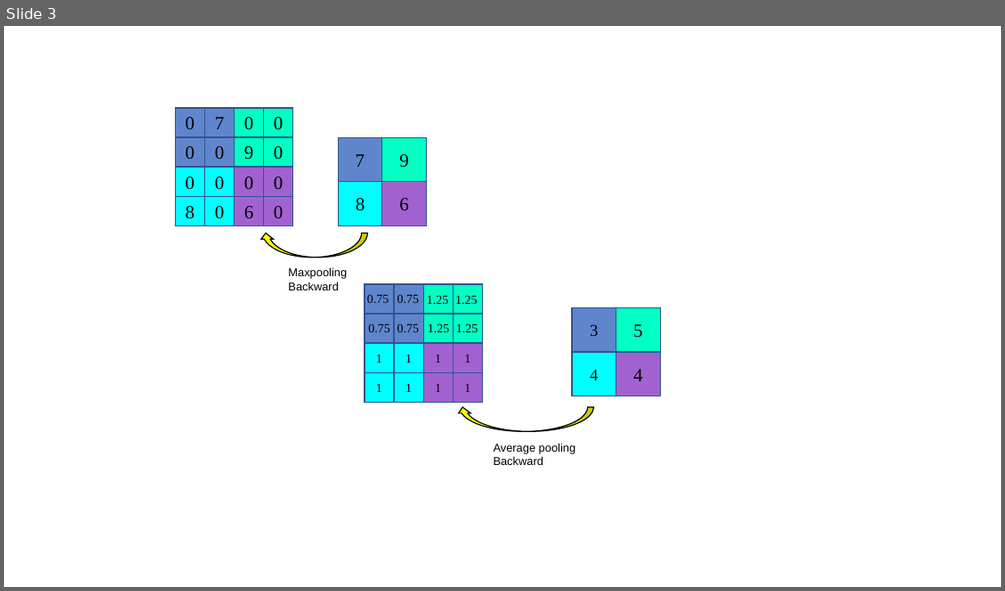
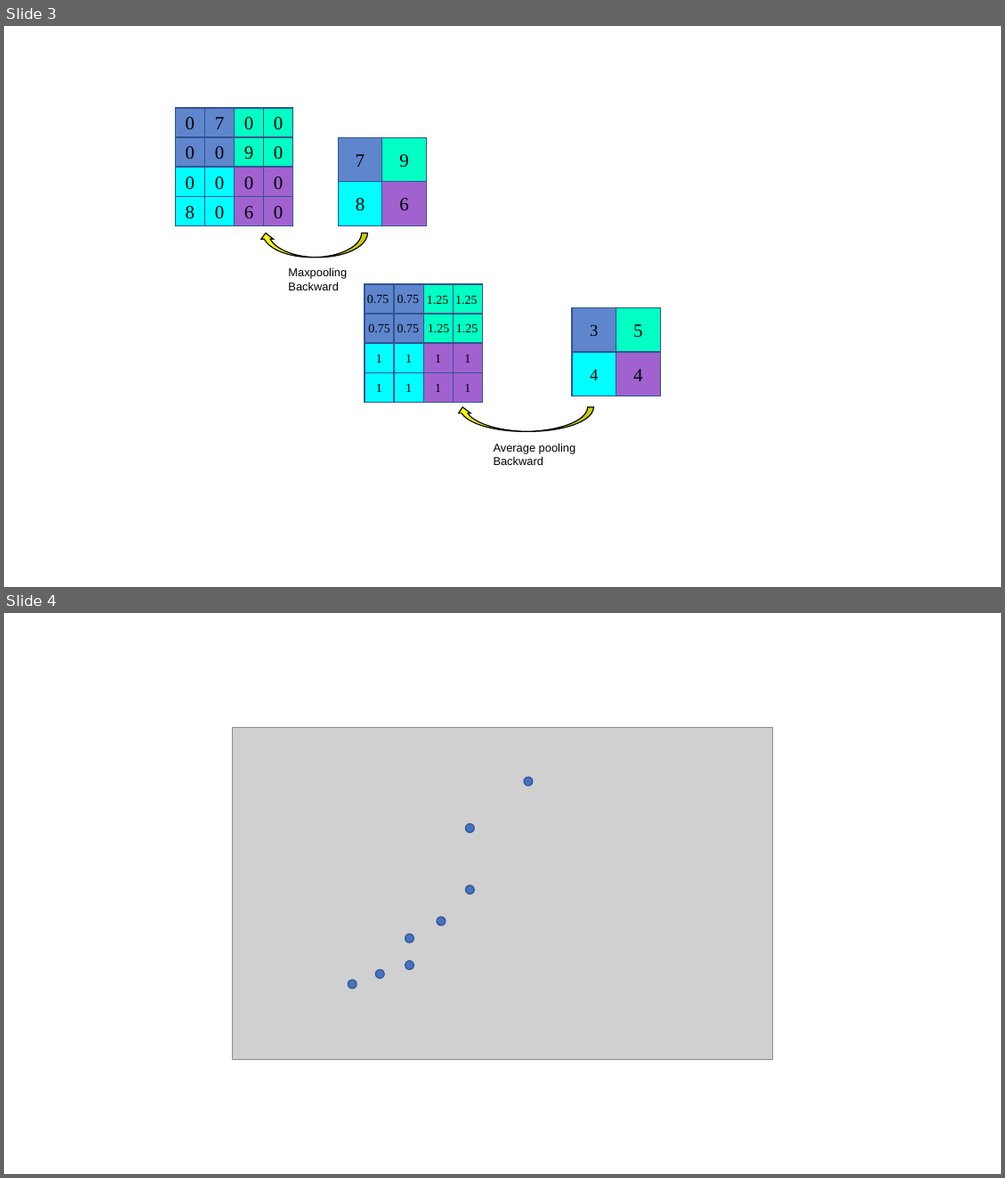
Before and after one commit to sennnnn/graduate_project, a slide deck: material/draw.pptx. Shown one above the other, each under a label of ours: slide 3 before the commit, slides 3 and 4 after it. The pictures are 1005x591 and 1005x1178 pixels, drawn with LibreOffice and Linux fonts; fonts in the diff are those of the drawing; grey boxes stand for pictures. Boxes give left, top, right and bottom in pixels: in the first picture for what was removed or moved away, otherwise in the second. Text is boxed around its words. In the diff, an @@ line names an element or a change of style, - is before the commit and + after.

```diff
--- a/material/draw.pptx
+++ b/material/draw.pptx
@@ slide 4 added at <box>4,613,1001,1174</box>, background #FFFFFF @@
@@ picture added at <box>233,728,773,1060</box> @@
@@ ellipse added at <box>524,777,533,786</box>, fill #4472C4, outline #325491 1 pt @@
@@ ellipse added at <box>465,824,474,833</box>, fill #4472C4, outline #325491 1 pt @@
@@ ellipse added at <box>465,885,474,894</box>, fill #4472C4, outline #325491 1 pt @@
@@ ellipse added at <box>437,916,446,925</box>, fill #4472C4, outline #325491 1 pt @@
@@ ellipse added at <box>404,933,413,943</box>, fill #4472C4, outline #325491 1 pt @@
@@ ellipse added at <box>348,980,357,989</box>, fill #4472C4, outline #325491 1 pt @@
@@ ellipse added at <box>376,970,385,979</box>, fill #4472C4, outline #325491 1 pt @@
@@ ellipse added at <box>404,961,413,970</box>, fill #4472C4, outline #325491 1 pt @@
```
Also in this commit, not shown: 2 other slides added, 9 other files.
